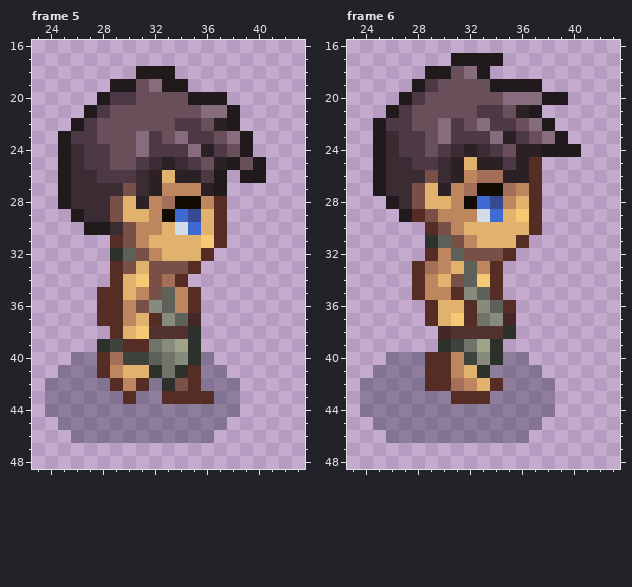
File history of a pixel-art file, Assets/Imported/Swordsmen/asperite_no_sword/Swordsman_lvl1_Walk/Swordsman_lvl1_Walk_side_right.aseprite. Above: the version before the commit.
64x64 pixels, 6 frames. Colours within 5 levels of each other are drawn and written as one. Shown: frame 5: x 23..43, y 16..48; frame 6: x 23..43, y 16..48. The commit also changed other frames, which this record leaves out.
After:
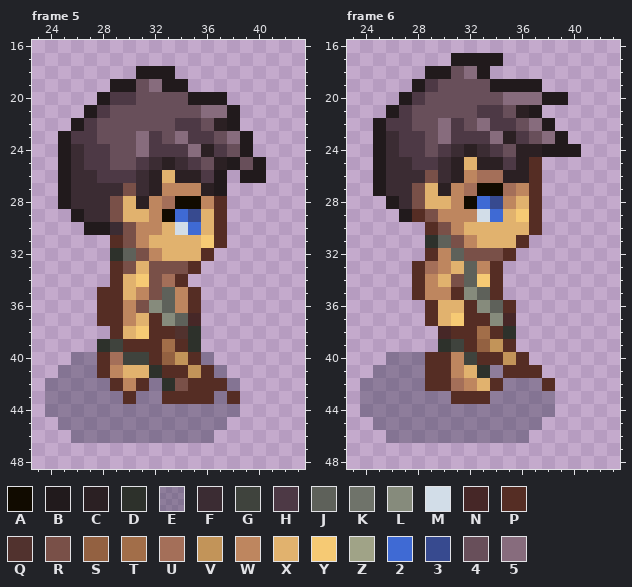
Palette (. is transparent): A #110b00  B #211a1c  C #2b2023  D #2d312b  E #28293f59  F #3b2c33  G #3f433d  H #4d3945  J #5e615a  K #6f736a  L #868b7c  M #d2dde8  N #462727  P #552d24  Q #51322e  R #795048  S #936141  T #a26e49  U #a46f59  V #c29459  W #be865f  X #e1b26e  Y #f6ca74  Z #a0a387  2 #3f6ad4  3 #374a8f  4 #684f5a  5 #876c7d
Diff:
{"change": "layer \"sword\" now shown"}
{"where": "frame 5, layer \"sword\""}
{"frame":5,"y":38,"x":32,"old":"QQ","new":"PP"}
{"frame":5,"y":39,"x":32,"old":"KLZ","new":"PTP"}
{"frame":5,"y":40,"x":32,"old":"JKLD","new":"PSVP"}
{"frame":5,"y":41,"x":33,"old":"KDPE","new":"PPVP"}
{"frame":5,"y":42,"x":36,"old":"EE","new":"PP"}
{"frame":5,"y":43,"x":38,"old":"E","new":"P"}
{"where": "frame 6, layer \"sword\""}
{"frame":6,"y":37,"x":33,"old":"K","new":"P"}
{"frame":6,"y":38,"x":31,"old":"QQQQ","new":"PPTP"}
{"frame":6,"y":39,"x":32,"old":"KZD.","new":"PSVP"}
{"frame":6,"y":40,"x":33,"old":"LDEE","new":"PPVP"}
{"frame":6,"y":41,"x":35,"old":"EEE","new":"PPP"}
{"frame":6,"y":42,"x":38,"old":"E","new":"P"}
{"label":"changed","picture_box":[149,326,240,404]}
{"label":"changed","picture_box":[451,313,555,391]}
